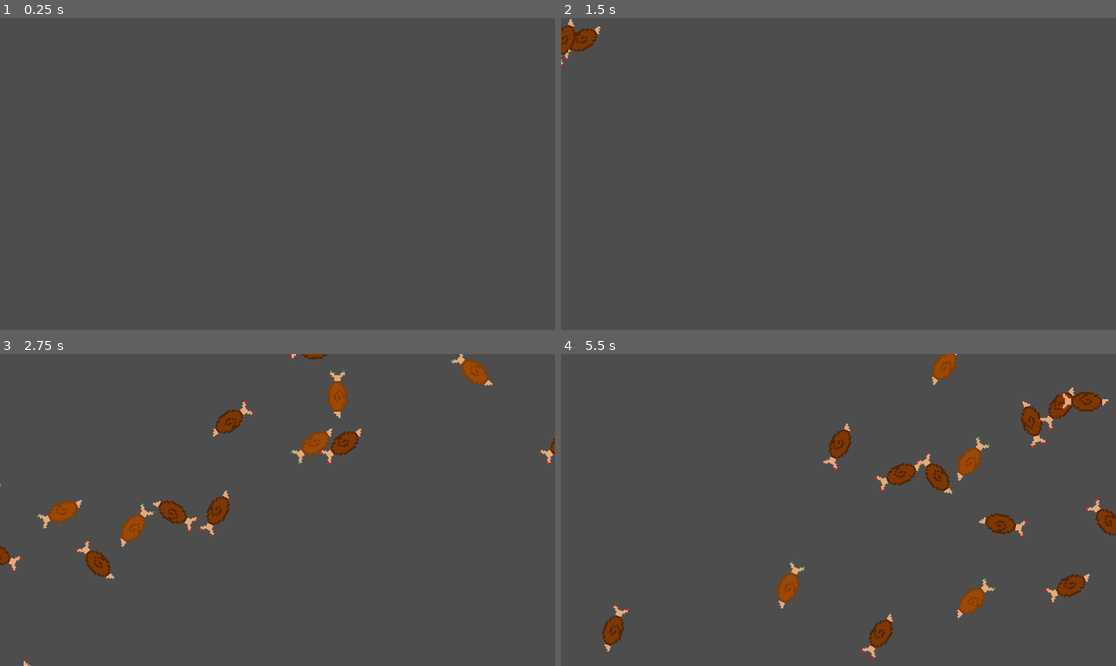
Above: before the commit, frames 1-4 (two rows, left to right).
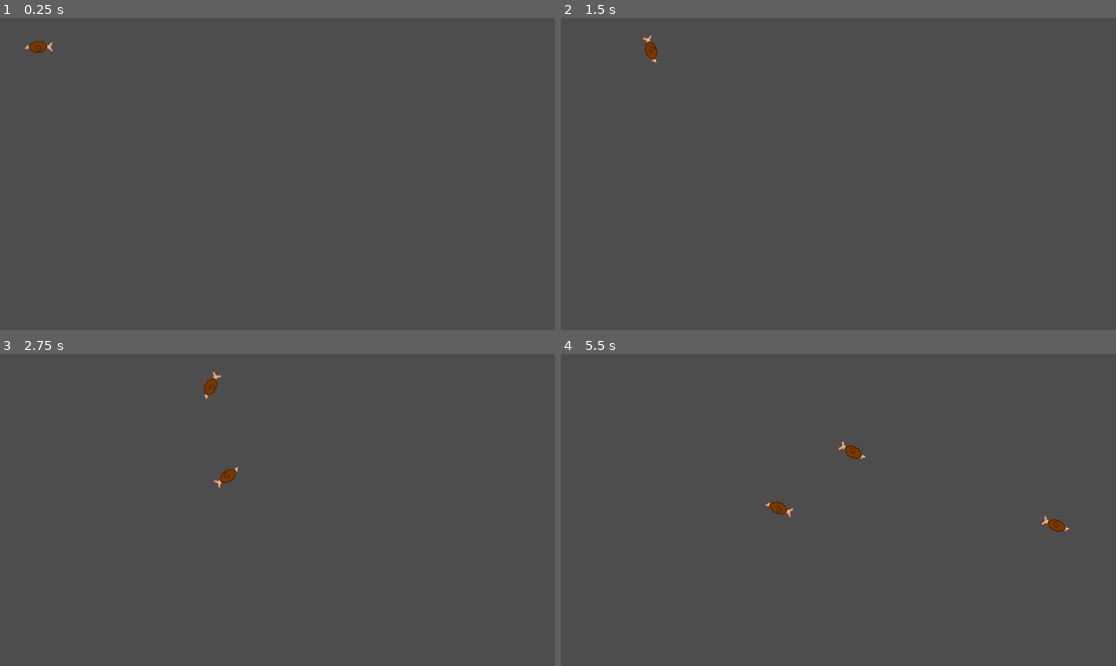
Above: after the commit, the same moments.

Repository: Travis16/Snails-on-ice
Game: Godot game, scene res://scenes/game.tscn
Same seed, same stepped clock (60 frames per second), same inputs: the game is played once before the commit and once after it.
Inputs:
- Up to frame 1 (0.25 s): no input
- Up to frame 2 (1.5 s): tap Enter at 0.5 s; hold Right (right) 0.53-1.28 s; hold Down (down) from 1.28 s (still down)
- Up to frame 3 (2.75 s): release Down (down) at 2.03 s; hold Right (right) from 2.03 s (still down)
- Up to frame 4 (5.5 s): release Right (right) at 2.78 s; hold Up (up) 2.78-3.53 s; hold Left (left) 3.53-5.03 s; hold Down (down) from 5.03 s (still down)

The runs differ from the first frame. In frame 1, 0.1% of the frame differs, in the area x 4-10%, y 7-12%; in frame 2, 0.6%; in frame 3, 4.0%; in frame 4, 5.3%, in the area x 7-100%, y 0-98%.

Commit message:
collision

Diff:
--- a/project.godot
+++ b/project.godot
@@ -15,8 +15,14 @@
 config/features=PackedStringArray("4.3", "Forward Plus")
 config/icon="res://icon.svg"
 
+[autoload]
+
+Global="*res://scripts/Global.gd"
+
 [display]
 
+window/size/viewport_width=1920
+window/size/viewport_height=1080
 window/size/resizable=false
 
 [input]
--- a/scenes/albaniaMan.tscn
+++ b/scenes/albaniaMan.tscn
@@ -1,10 +1,16 @@
-[gd_scene load_steps=4 format=3 uid="uid://chr4ri5sskpmv"]
+[gd_scene load_steps=5 format=3 uid="uid://chr4ri5sskpmv"]
 
 [ext_resource type="Script" path="res://scripts/albaniaMan.gd" id="1_mqfsn"]
 [ext_resource type="Texture2D" uid="uid://bcgrgymeo1p7l" path="res://assets/Snail_Red.png" id="2_gfgj4"]
 [ext_resource type="Texture2D" uid="uid://cc05tui820eh2" path="res://assets/Snail_Green.png" id="3_7oaje"]
 
-[node name="albaniaMan" type="Node2D"]
+[sub_resource type="CapsuleShape2D" id="CapsuleShape2D_ga3wv"]
+radius = 15.0
+height = 62.0
+
+[node name="albaniaMan" type="CharacterBody2D"]
+collision_layer = 2
+collision_mask = 3
 script = ExtResource("1_mqfsn")
 
 [node name="red" type="TextureRect" parent="."]
@@ -22,3 +28,8 @@
 offset_right = 49.0
 offset_bottom = 20.0
 texture = ExtResource("3_7oaje")
+
+[node name="CollisionShape2D" type="CollisionShape2D" parent="."]
+position = Vector2(1, 0)
+rotation = -1.5708
+shape = SubResource("CapsuleShape2D_ga3wv")
--- a/scenes/game.tscn
+++ b/scenes/game.tscn
@@ -6,6 +6,12 @@
 script = ExtResource("1_f1t1x")
 
 [node name="Timer" type="Timer" parent="."]
-wait_time = 0.1
+wait_time = 2.0
+
+[node name="OuterWalls" type="StaticBody2D" parent="."]
+collision_mask = 3
+
+[node name="OuterWalls" type="CollisionPolygon2D" parent="OuterWalls"]
+polygon = PackedVector2Array(-6, 3, -2, 1085, 1919, 1088, 1922, 5, -131, -20, -137, -80, 1981, -64, 1991, 1164, -158, 1155, -129, 10)
 
 [connection signal="timeout" from="Timer" to="." method="_on_timer_timeout"]
--- /dev/null
+++ b/scripts/Global.gd
@@ -0,0 +1,13 @@
+extends Node
+
+var wall_limit_x = 1920;
+var wall_limit_y = 1080;
+
+# Called when the node enters the scene tree for the first time.
+func _ready() -> void:
+	pass # Replace with function body.
+
+
+# Called every frame. 'delta' is the elapsed time since the previous frame.
+func _process(delta: float) -> void:
+	pass
--- a/scripts/albaniaMan.gd
+++ b/scripts/albaniaMan.gd
@@ -1,39 +1,71 @@
-extends Node2D
+extends CharacterBody2D
 
 var rng = RandomNumberGenerator.new()
 var xspeed;
 var yspeed;
 var colour;
 var dir;
+var pressed;
+
+var ACCEL = 2000;
+var DECEL = 100;
+var MAX_SPD = 2000;
+
 
 # Called when the node enters the scene tree for the first time.
 func _ready() -> void:
-	xspeed = 0
-	yspeed = 0
+
+	xspeed =0;
+	yspeed =0;
+
 	colour = rng.randi_range(0,1)
 	if colour == 0:
 		$red.hide()
 	else:
 		$green.hide()
 
-# Called every frame. 'delta' is the elapsed time since the previous frame.
-func _process(delta: float) -> void:
-	pass
 
 func _physics_process(delta: float) -> void:
-	position.y += yspeed;
-	position.x += xspeed;
-	rotation_degrees += xspeed + yspeed
 
+	if colour == 0:
+		rotation_degrees += (velocity.y + velocity.x) /100
+	else:
+		rotation_degrees -= (velocity.y + velocity.x)/100
+
+
+	pressed = false;
 	if Input.is_action_pressed("up"):
+		pressed = true;
 		dir = 0
-		yspeed -= 0.1
+		velocity.y = clamp(velocity.y - (0.2 * ACCEL * delta), -MAX_SPD, MAX_SPD)
+
+	if Input.is_action_pressed("down"):
+		pressed = true;
+		dir = 2
+		velocity.y = clamp(velocity.y + (0.2 * ACCEL * delta), -MAX_SPD, MAX_SPD)
+
 	if Input.is_action_pressed("right"):
+		pressed = true;
 		dir = 1
-		xspeed += 0.1
-	if Input.is_action_pressed("down"):
-		dir = 2
-		yspeed += 0.1
+		velocity.x = clamp(velocity.x + (0.2 * ACCEL * delta), -MAX_SPD, MAX_SPD)
 	if Input.is_action_pressed("left"):
+		pressed = true;
 		dir = 3
-		xspeed -= 0.1
+		velocity.x = clamp(velocity.x - (0.2 * ACCEL * delta), -MAX_SPD, MAX_SPD)
+
+
+	if not pressed:
+		if velocity.x > 0:
+			velocity.x = max(0, velocity.x - DECEL*delta)
+		if velocity.x < 0:
+			velocity.x = min(0, velocity.x + DECEL*delta)
+		if velocity.y > 0:
+			velocity.y = max(0, velocity.y - DECEL*delta)
+		if velocity.y < 0:
+			velocity.y = min(0, velocity.y + DECEL*delta)
+
+
+	var collision_info = move_and_collide(velocity*delta)
+	if collision_info:
+		print("yoo collision")
+		velocity = velocity.bounce(collision_info.get_normal()) * 0.9
--- a/scripts/gameRunner.gd
+++ b/scripts/gameRunner.gd
@@ -28,16 +28,16 @@
 	var newAlbanianInstance = new_albanian.instantiate()
 	if dir == 0:
 		newAlbanianInstance.position.x = rng.randf_range(0, 1000)
-		newAlbanianInstance.position.y = 800
+		newAlbanianInstance.position.y = 1000
 	if dir == 1:
 		newAlbanianInstance.position.y = rng.randf_range(0, 500)
-		newAlbanianInstance.position.x = -100
+		newAlbanianInstance.position.x = 100
 	if dir == 2:
 		newAlbanianInstance.position.x = rng.randf_range(0, 1000)
-		newAlbanianInstance.position.y = -100
+		newAlbanianInstance.position.y = 100
 	if dir == 3:
 		newAlbanianInstance.position.y = rng.randf_range(0, 500)
-		newAlbanianInstance.position.x = 1300
+		newAlbanianInstance.position.x = 1400
 
 	newAlbanianInstance.dir = dir
 	self.add_child(newAlbanianInstance)
Not shown, added: storeTemp.txt
